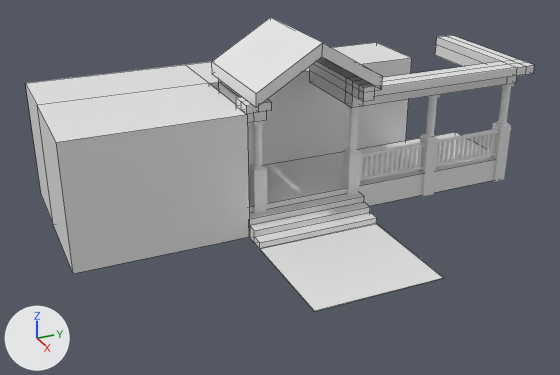
A saved change to the Blender file Assets/House.blend.
The view is the same before and after, from a 50 mm camera at (94.4, -52.0, 55.4) aimed at (-0.3, -9.3, 8.1). The axes (+X, +Y, +Z) are drawn at lower left. The lights are the same throughout. The picture after the commit comes second. Mesh edges are drawn as thin lines on the coarser meshes.

Names of what the first picture shows: 'Front porch', 'House', 'LFront roof holder', 'Path', 'Porch fence', 'Porch stick', 'Porch stick.002', 'RRoof holder', 'Roof', 'Step 1', 'Step 2', 'Step 3' and 3 more.
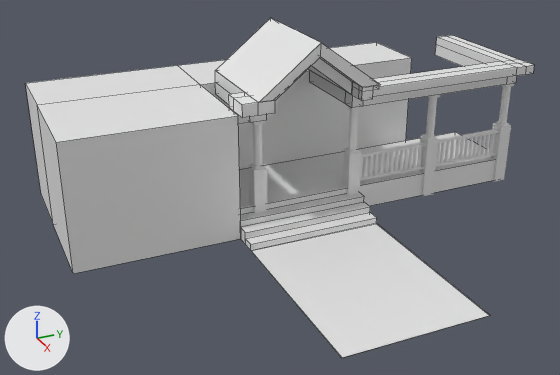
What changed in the scene script:
```text
Change me_cube_001:
    used by ob_path; location = (9.0, 0.0, 0.0); rotation_euler = (0.0, 1.571, 0.0), in degrees (0, 90, 0); scale = (0.05, 1.0, 7.0)
    remove me_cube_001.from_pydata(...)  # 8 vertices, 6 faces; spans x -1.0..1.0, y -13.7..6.1, z -1.0..1.6
    add me_cube_001.from_pydata(...)  # 8 vertices, 6 faces; spans x -1.0..1.0, y -15.1..6.1, z -1.0..3.0
    me_cube_001 part 1: the whole mesh is scaled about its middle by (1, 1.07, 1.55), then moved by (0.0, -0.7, 0.7)
Change me_cube_002:
    used by ob_step_1; location = (1.0, 0.0, 0.0)
    remove me_cube_002.from_pydata(...)  # 8 vertices, 6 faces; spans x -1.0..1.0, y -13.7..6.1, z -0.1..1.0
    add me_cube_002.from_pydata(...)  # 8 vertices, 6 faces; spans x -1.0..1.0, y -15.1..6.1, z -0.1..1.0
    me_cube_002 part 2: the whole mesh is scaled about its middle by (1, 1.07, 1), then moved by (0.0, -0.7, 0.0)
Change me_cube_022:
    used by ob_lfront_roof_holder; location = (-4.5, -11.0, 18.6)
    remove me_cube_022.from_pydata(...)  # 30 vertices, 28 faces; spans x -13.4..2.9, y -2.9..1.0, z -1.0..2.3
    add me_cube_022.from_pydata(...)  # 30 vertices, 28 faces; spans x -13.4..4.1, y -4.0..1.0, z -1.0..2.9
    me_cube_022 part 3: 26 of 30 vertices moved; they spanned x -13.4..2.9, y -2.9..1.0, z -1.0..2.3 and now span x -13.4..4.1, y -4.0..1.0, z -1.0..2.9; mean shift (0.2, -0.6, 0.3); largest move (2.9, -2.9, 2.3) -> (4.1, -4.0, 2.9)
Change me_cube_024:
    where me_cube_024.from_pydata(...)  # 16 vertices, 14 faces; spans x -27.3..1.0, y -25.4..38.6, z -1.0..18.4
    used by ob_house; location = (-2.8, -14.6, 1.1)
    before: 2 (-27.3, 1.0, -1.0), 3 (-27.3, 1.0, 18.4) at pixel (185, 64), 6 (1.0, 1.0, -1.0) at pixel (250, 236), 7 (1.0, 1.0, 18.4) at pixel (247, 114), 8 (-15.2, 1.0, -1.0)
    before: 9 (-15.2, 1.0, 18.4) at pixel (209, 83)
    me_cube_024 part 4
    add for i in [2, 3, *range(6, 10)]: me_cube_024.vertices[i].co += Vector((0.0, -1.5, 0.0))
Change me_cube_026:
    used by ob_roof; location = (-17.0, -11.0, 22.0); rotation_euler = (0.0, 0.0, 3.142), in degrees (0, 0, 180)
    remove me_cube_026.from_pydata(...)  # 12 vertices, 10 faces; spans x -17.0..1.0, y -17.9..2.1, z -1.0..7.1
    add me_cube_026.from_pydata(...)  # 12 vertices, 10 faces; spans x -16.6..1.0, y -18.0..1.5, z -0.5..6.9
    me_cube_026 part 5: 12 of 12 vertices moved; they spanned x -17.0..1.0, y -17.9..2.1, z -1.0..7.1 and now span x -16.6..1.0, y -18.0..1.5, z -0.5..6.9; mean shift (0.2, -0.1, -0.4)
Change me_cube_027:
    used by ob_underneath_roof; location = (-17.0, -11.0, 20.0); rotation_euler = (0.0, 0.0, 3.142), in degrees (0, 0, 180)
    remove me_cube_027.from_pydata(...)  # 12 vertices, 10 faces; spans x -17.0..1.0, y -15.9..0.1, z 0.8..7.1
    add me_cube_027.from_pydata(...)  # 12 vertices, 10 faces; spans x -13.4..1.0, y -15.0..-0.9, z -0.5..6.9
    me_cube_027 part 6: all 2 vertices in x -17.0, y -15.9, z 0.9..2.9 are moved by (3.6, 0.9, -1.4)
    other edits to the shape of me_cube_027 do not show in these pictures
Change ob_underneath_roof:
    remove ob_underneath_roof.hide_set(True)
```

Pixel boxes [x1, y1, x2, y2] of what changed, in the pictures (560 x 375 px; the box of a moved part takes in the faces that stretch with it):
'Path', moved, rescaled (30% wider, 51% taller): before [259, 223, 443, 312]; after [251, 223, 490, 358]
'Roof', reshaped (7% shorter): before [212, 17, 383, 108]; after [216, 18, 380, 103]
'Step 1', moved, rescaled (6% wider, 8% taller): before [254, 213, 377, 248]; after [246, 213, 377, 251]
'LFront roof holder', reshaped: before [219, 80, 272, 123]; after [215, 70, 275, 124]
'Underneath roof', shown: after [308, 58, 352, 94]
part 4 of me_cube_024, moved or reshaped: [104, 47, 389, 239] in both
